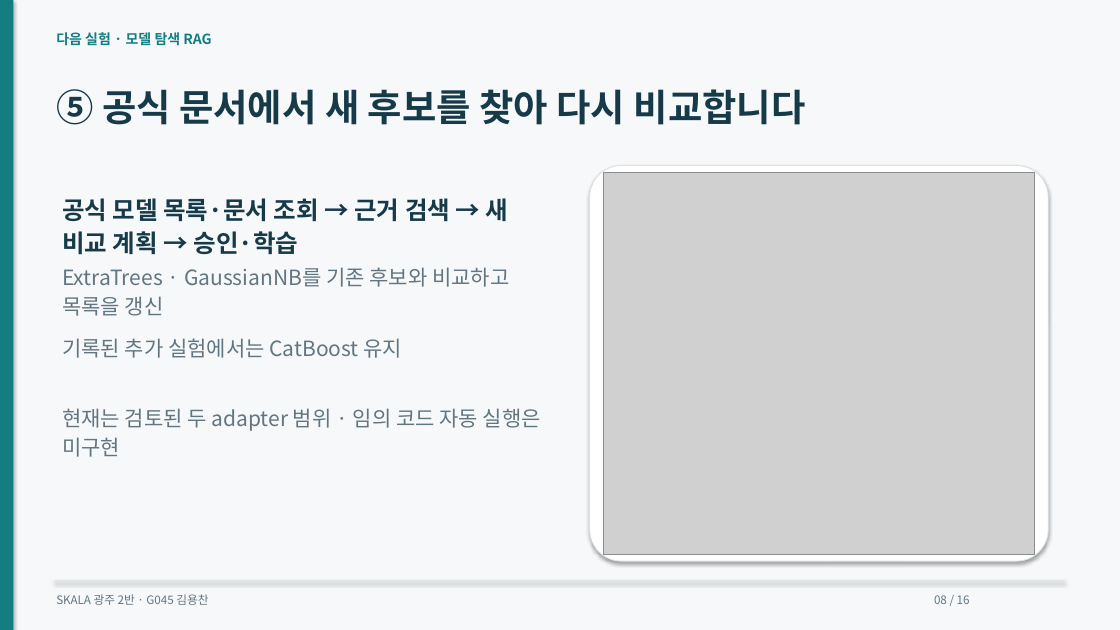
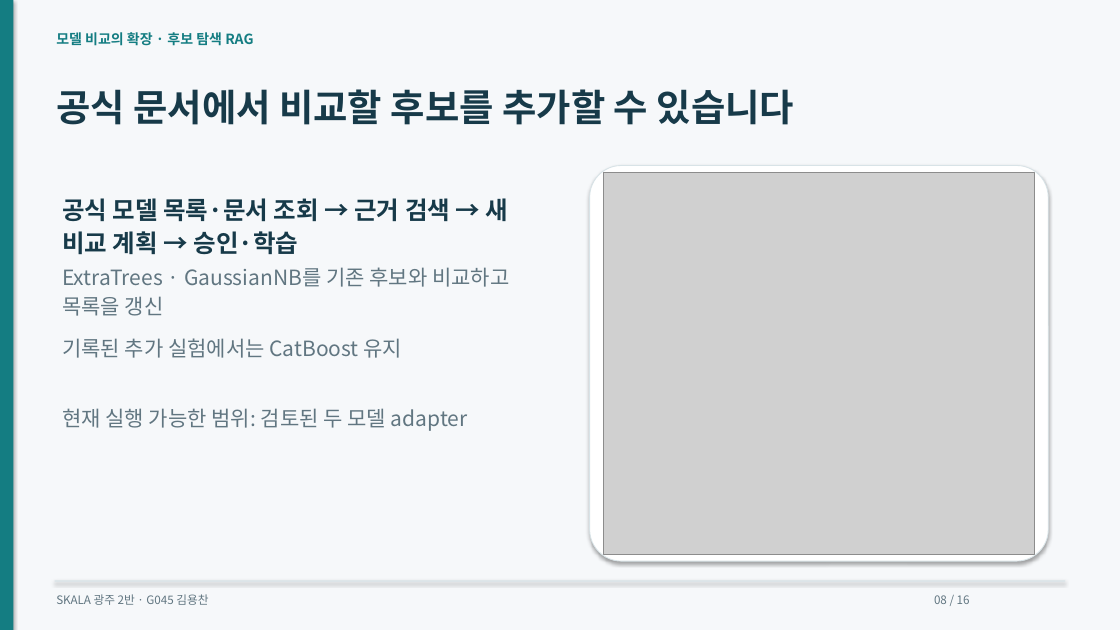
Before and after one commit to dragonchan95/Semiconductor-AI-Agent, a slide deck: slide 8 of docs/G045_Semiconductor_Agent.pptx. Drawn at 1120x630 pixels with LibreOffice and Linux fonts; fonts in the diff are those of the drawing; grey boxes stand for pictures. Boxes give left, top, right and bottom in pixels: in the first picture for what was removed or moved away, otherwise in the second. Text is boxed around its words. In the diff, an @@ line names an element or a change of style, - is before the commit and + after.

```diff
--- a/docs/G045_Semiconductor_Agent.pptx
+++ b/docs/G045_Semiconductor_Agent.pptx
@@ text at (56,32,253,46): text changed @@
-다음 실험 · 모델 탐색 RAG
+모델 비교의 확장 · 후보 탐색 RAG
@@ text at (56,89,794,125): text changed @@
-⑤ 공식 문서에서 새 후보를 찾아 다시 비교합니다
+공식 문서에서 비교할 후보를 추가할 수 있습니다
@@ text at (62,408,468,431): text changed @@
-현재는 검토된 두 adapter 범위 · 임의 코드 자동 실행은 미구현
+현재 실행 가능한 범위: 검토된 두 모델 adapter
```
Also in this commit, not shown: 6 other slides changed, 39 other files.
